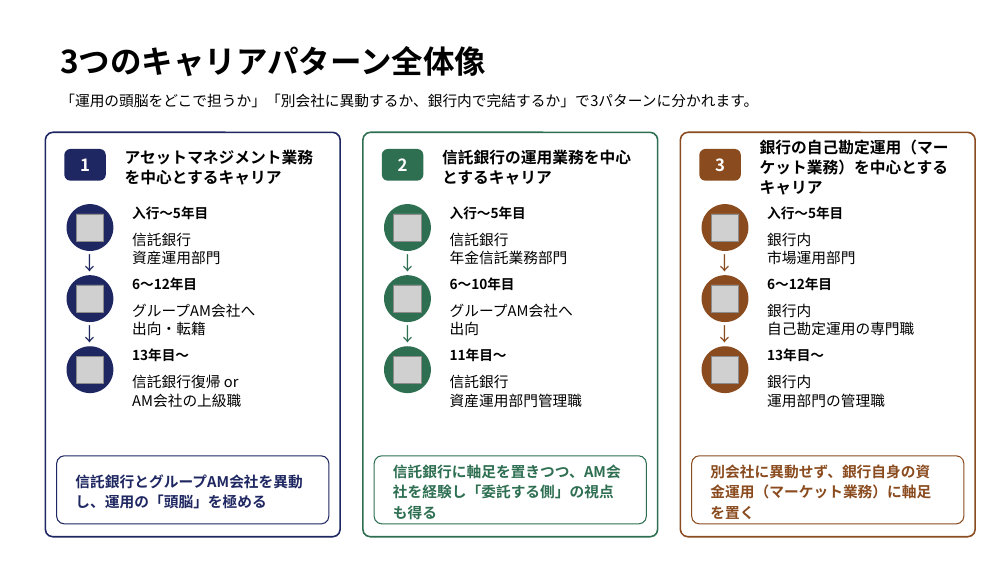
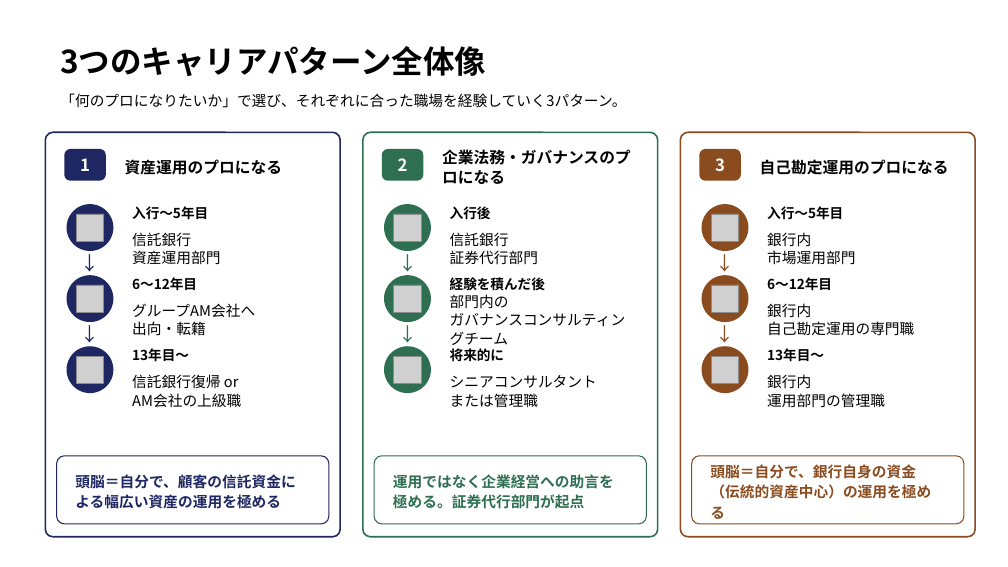
Before and after one commit to nasukazunori/NasuVault2, a slide deck: slide 4 of 信吾/銀行研究/添付ファイル/信託銀行キャリア形成モデル.pptx (slide 3 before the commit). Drawn at 1008x567 pixels with LibreOffice and Linux fonts; fonts in the diff are those of the drawing; grey boxes stand for pictures. Boxes give left, top, right and bottom in pixels: in the first picture for what was removed or moved away, otherwise in the second. Text is boxed around its words. In the diff, an @@ line names an element or a change of style, - is before the commit and + after.

```diff
--- a/信吾/銀行研究/添付ファイル/信託銀行キャリア形成モデル.pptx
+++ b/信吾/銀行研究/添付ファイル/信託銀行キャリア形成モデル.pptx
@@ text at (60, 93, 626, 108): text changed @@
-「運用の頭脳をどこで担うか」「別会社に異動するか、銀行内で完結するか」で3パターンに分かれます。
+「何のプロになりたいか」で選び、それぞれに合った職場を経験していく3パターン。
@@ text at (442, 149, 631, 184): text changed @@
-信託銀行の運用業務を中心とするキャリア
+企業法務・ガバナンスのプロになる
@@ text at (125, 159, 282, 175): text changed @@
-アセットマネジメント業務を中心とするキャリア
+資産運用のプロになる
@@ text at (760, 159, 949, 175): text changed @@
-銀行の自己勘定運用（マーケット業務）を中心とするキャリア
+自己勘定運用のプロになる
@@ text at (450, 206, 491, 220): text changed @@
-入行〜5年目
+入行後
@@ text at (450, 250, 538, 264): text changed @@
-年金信託業務部門
+証券代行部門
@@ text at (450, 277, 545, 291): text changed @@
-6〜10年目
+経験を積んだ後
@@ text at (450, 294, 626, 345): text changed @@
-グループAM会社へ
-出向
+部門内の
+ガバナンスコンサルティングチーム
@@ text at (450, 348, 504, 362): text changed @@
-11年目〜
+将来的に
@@ text at (450, 375, 597, 408): text changed @@
-信託銀行
-資産運用部門管理職
+シニアコンサルタント
+または管理職
@@ text at (75, 474, 295, 509): text changed @@
-信託銀行とグループAM会社を異動し、運用の「頭脳」を極める
+頭脳＝自分で、顧客の信託資金による幅広い資産の運用を極める
@@ text at (393, 474, 614, 509): text changed @@
-信託銀行に軸足を置きつつ、AM会社を経験し「委託する側」の視点も得る
+運用ではなく企業経営への助言を極める。証券代行部門が起点
@@ text at (710, 464, 931, 519): text changed @@
-別会社に異動せず、銀行自身の資金運用（マーケット業務）に軸足を置く
+頭脳＝自分で、銀行自身の資金（伝統的資産中心）の運用を極める
```
Also in this commit, not shown: 5 other slides changed, 1 slide added, 1 other file.
